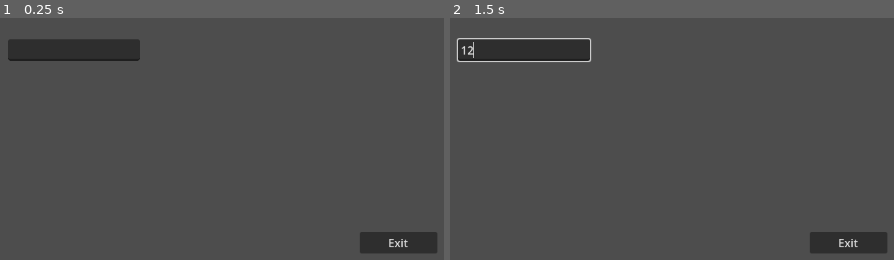
Above: before the commit, frames 1-2 (left to right).
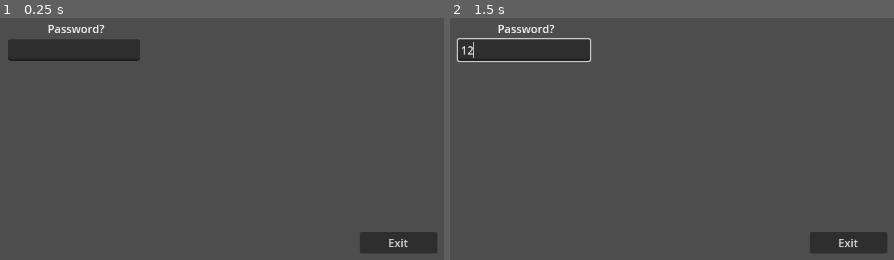
Above: after the commit, the same moments.

Repository: cake4everyone/Quiz4Everyone
Game: Godot game, scene res://scenes/Main.tscn
Two runs of this game, one before a commit and one after it. Both use one fixed random seed, a clock stepped at 60 frames per second and the inputs below.
Inputs (mouse positions are in pixels of both pictures, inside the frame that each line leads up to):
- Up to frame 1 (0.25 s): no input
- Up to frame 2 (1.5 s): click (525, 49) at 0.52 s; type "12" at 0.6 s; tap Enter (ui_accept) at 1.25, 1.35 s

The runs differ from the first frame. In frame 1, 0.2% of the frame differs, in the area x 10-24%, y 2-7%; in frame 2, 0.2%.
Error before the commit: Attempt to call function 'get_line' in base 'null instance' on a null instance. (res://Webserver.gd:35)
Error after the commit: Attempt to call function 'get_line' in base 'null instance' on a null instance. (res://Webserver.gd:39)

Commit message:
Added Question_Scene

Diff:
--- a/Webserver.gd
+++ b/Webserver.gd
@@ -3,8 +3,11 @@
 var host = ""
 var port = 0
 
+signal StartQuiz
 
 func _ready():
+	$QuestionScene.hide()
+	$Start.hide()
 	load_config()
 	var error = tcp.connect_to_host(host, port)
 	if error != OK:
@@ -28,6 +31,7 @@
 	if(Input.is_action_just_pressed("ui_accept") and $Password.text != ""):
 		_send_message_to_tcp($Password.text)
 		$Password.text = ""
+		$Start.show()
 	receive()
 
 func load_config():
@@ -45,3 +49,10 @@
 	if(tcp.get_available_bytes() > 0):
 		received_data = tcp.get_data(tcp.get_available_bytes())
 		print("Data received: ", received_data[1].get_string_from_ascii())
+
+
+func _on_start_pressed():
+	StartQuiz.emit()
+	$Password.hide()
+	_send_message_to_tcp("GAME: Test")
+	await get_tree().create_timer(1).timeout
--- /dev/null
+++ b/question_scene.gd
@@ -0,0 +1,10 @@
+extends Node2D
+
+
+func _on_main_start_quiz():
+	self.show()
+	load_data()
+
+
+func load_data():
+	pass
--- a/scenes/Main.tscn
+++ b/scenes/Main.tscn
@@ -1,6 +1,7 @@
-[gd_scene load_steps=2 format=3 uid="uid://c3x74j3lbrik6"]
+[gd_scene load_steps=3 format=3 uid="uid://c3x74j3lbrik6"]
 
 [ext_resource type="Script" path="res://Webserver.gd" id="1_ascc3"]
+[ext_resource type="PackedScene" uid="uid://ifh3d72f4c8r" path="res://scenes/question_scene.tscn" id="2_gkubl"]
 
 [node name="Main" type="Node2D"]
 script = ExtResource("1_ascc3")
@@ -11,11 +12,30 @@
 offset_right = 689.0
 offset_bottom = 349.0
 
-[node name="Button" type="Button" parent="."]
+[node name="Label" type="Label" parent="Password"]
+layout_mode = 0
+offset_left = 57.0
+offset_top = -27.0
+offset_right = 139.0
+offset_bottom = -1.0
+text = "Password?"
+
+[node name="Exit" type="Button" parent="."]
 offset_left = 1006.0
 offset_top = 596.0
 offset_right = 1118.0
 offset_bottom = 626.0
 text = "Exit"
 
-[connection signal="pressed" from="Button" to="." method="_on_button_pressed"]
+[node name="Start" type="Button" parent="."]
+offset_left = 712.0
+offset_top = 320.0
+offset_right = 824.0
+offset_bottom = 351.0
+text = "Start"
+
+[node name="QuestionScene" parent="." instance=ExtResource("2_gkubl")]
+
+[connection signal="StartQuiz" from="." to="QuestionScene" method="_on_main_start_quiz"]
+[connection signal="pressed" from="Exit" to="." method="_on_button_pressed"]
+[connection signal="pressed" from="Start" to="." method="_on_start_pressed"]
--- /dev/null
+++ b/scenes/question_scene.tscn
@@ -0,0 +1,36 @@
+[gd_scene load_steps=2 format=3 uid="uid://ifh3d72f4c8r"]
+
+[ext_resource type="Script" path="res://question_scene.gd" id="1_24euc"]
+
+[node name="QuestionScene" type="Node2D"]
+script = ExtResource("1_24euc")
+
+[node name="Question" type="Label" parent="."]
+offset_left = 406.0
+offset_top = 27.0
+offset_right = 699.0
+offset_bottom = 160.0
+
+[node name="Answer1" type="Label" parent="."]
+offset_left = 27.0
+offset_top = 148.0
+offset_right = 217.0
+offset_bottom = 208.0
+
+[node name="Answer2" type="Label" parent="."]
+offset_left = 66.0
+offset_top = 258.0
+offset_right = 270.0
+offset_bottom = 335.0
+
+[node name="Answer3" type="Label" parent="."]
+offset_left = 740.0
+offset_top = 184.0
+offset_right = 950.0
+offset_bottom = 244.0
+
+[node name="Answer4" type="Label" parent="."]
+offset_left = 723.0
+offset_top = 314.0
+offset_right = 1060.0
+offset_bottom = 399.0
